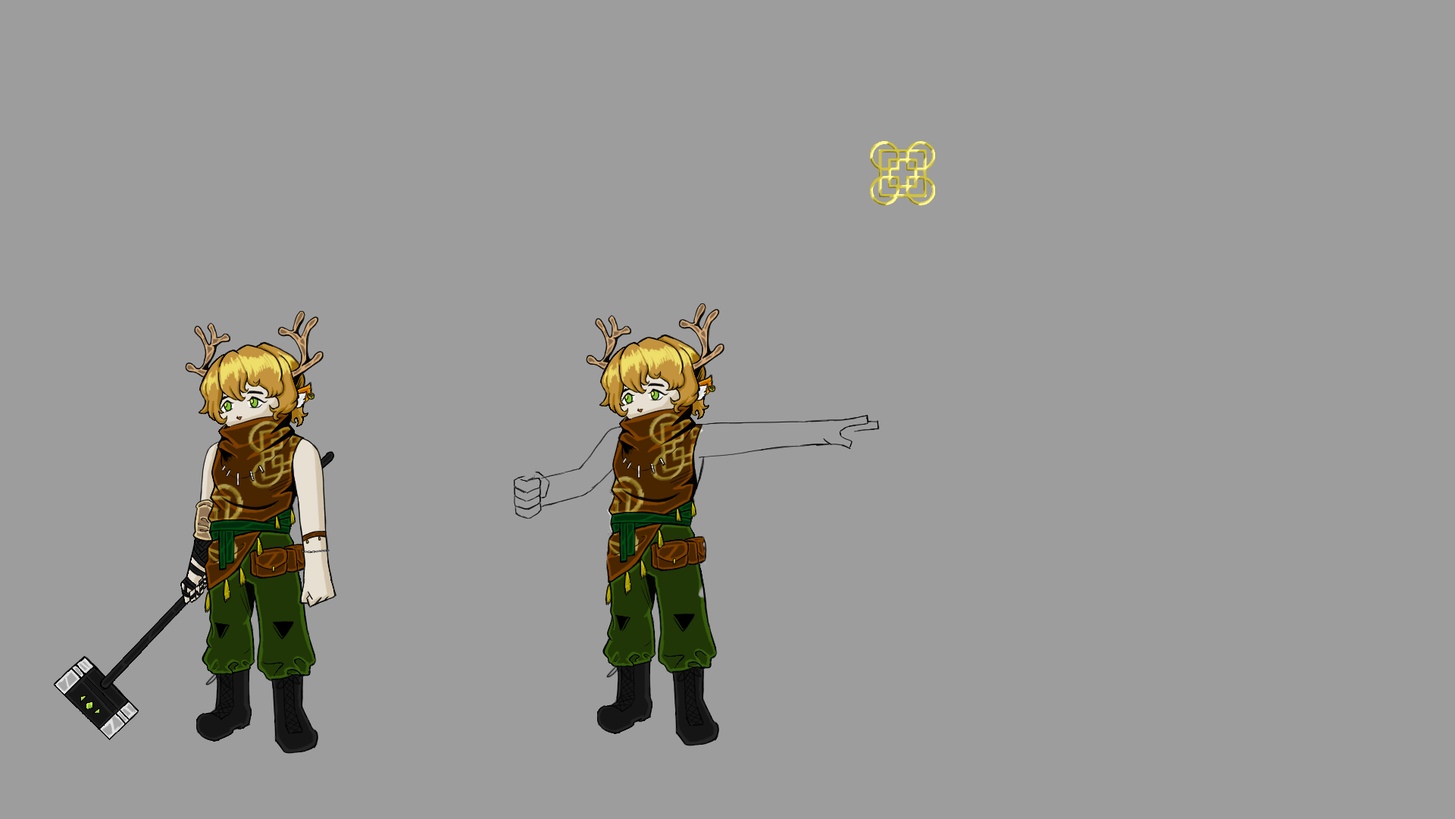
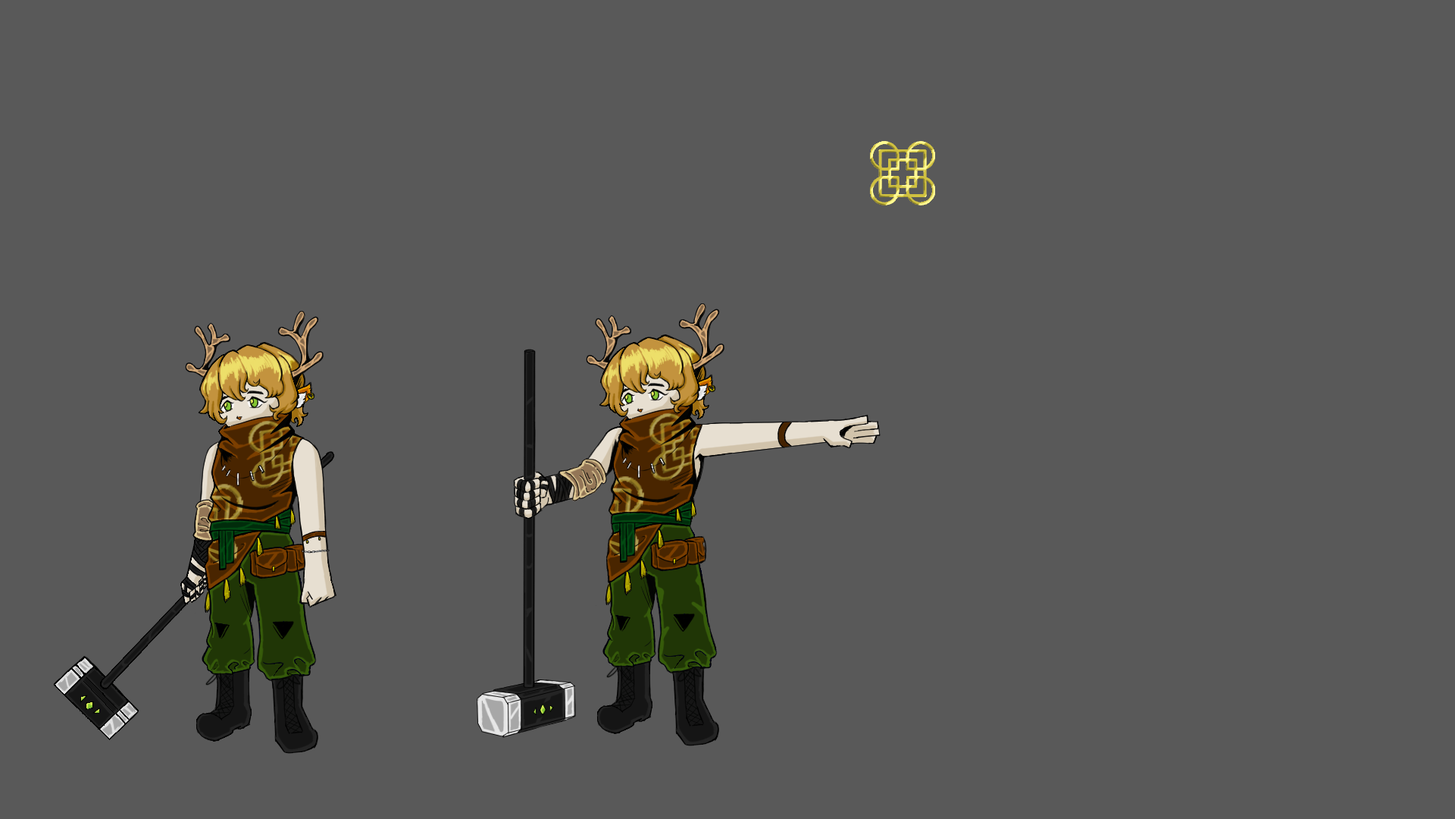
The second w=1455, h=819 image is a revision of the first. Changes to its layers:
painted on "대지족 선" (1st of 2, in "대지족 시전" › "대지족") over [516, 415, 881, 572]
painted on "문양" (2nd of 5, in "대지족 시전" › "대지족") over [608, 479, 617, 545]
painted on "문양" (3rd of 5, in "대지족 시전" › "대지족") over [695, 428, 702, 444]
painted on "대지족 어둠" (1st of 2, in "대지족 시전" › "대지족") over [513, 419, 877, 571]
painted on "대지족 빛" (1st of 2, in "대지족 시전" › "대지족") over [516, 427, 709, 707]
painted on "대지족 채색" (1st of 2, in "대지족 시전" › "대지족") over [514, 416, 881, 610]
added layer "지팡이 선" in group "대지족" over [476, 348, 577, 738]
added layer "지팡이 빛" (overlay, 72%) in group "대지족" over [476, 348, 576, 737]
added layer "지팡이 채색" in group "대지족" over [476, 348, 577, 738]
painted on "Layer 0" over [0, 0, 1455, 819]
